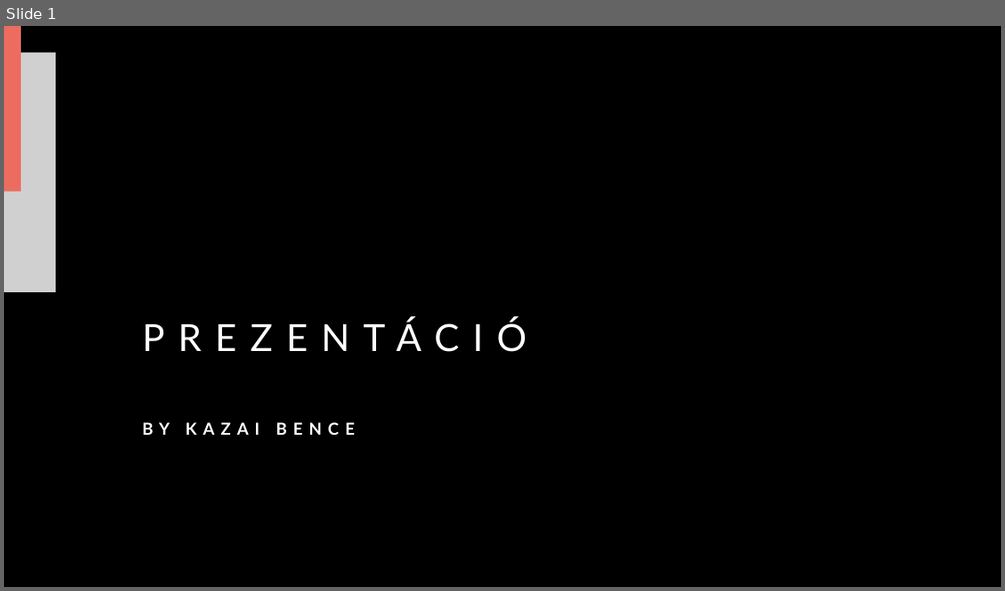
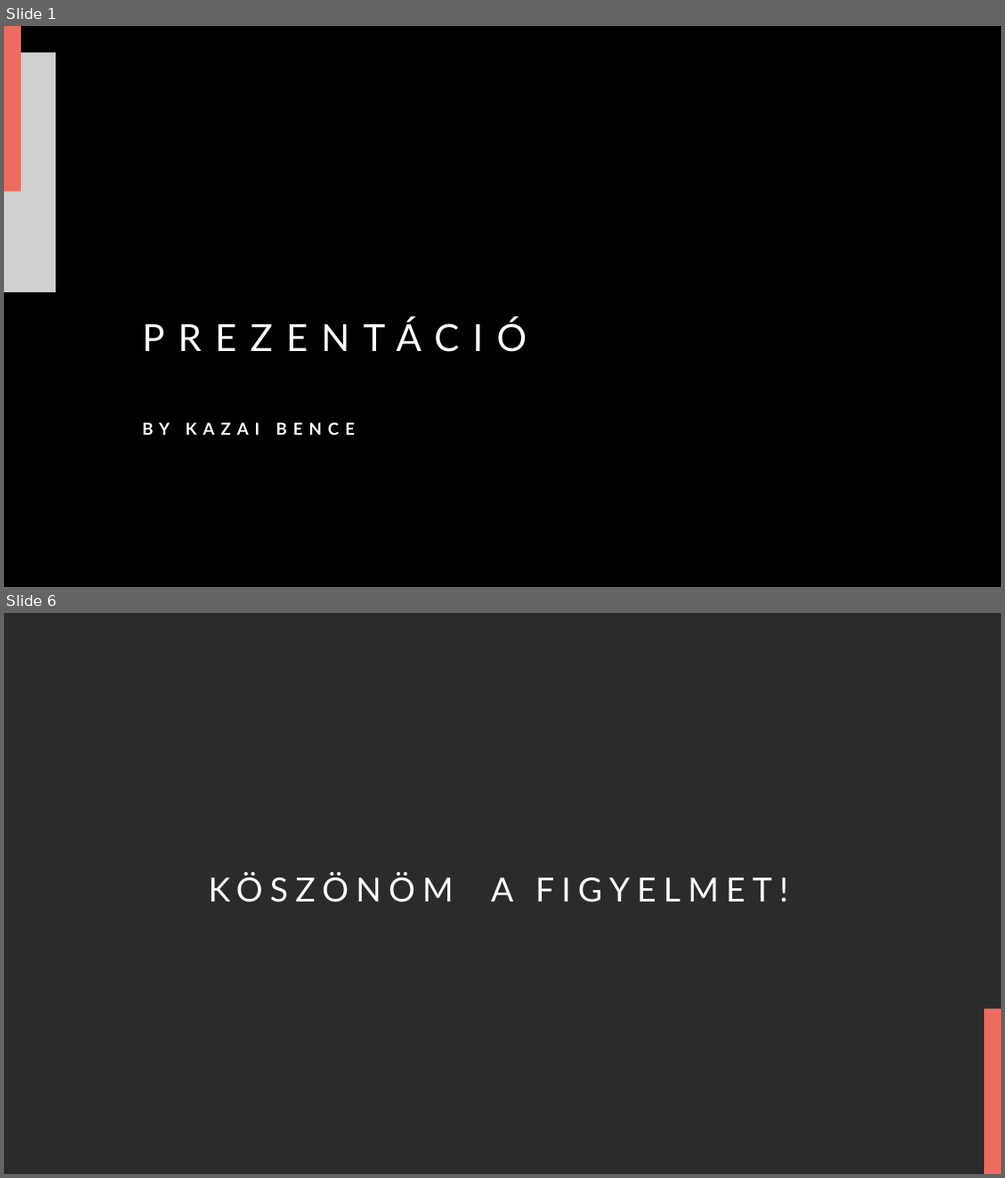
Before and after one commit to Amon-Xi/film, a slide deck: Presentation.pptx. Shown one above the other, each under a label of ours: slide 1 before the commit, slides 1 and 6 after it; the slides between them are not shown. The pictures are 1005x591 and 1005x1178 pixels, drawn with LibreOffice and Linux fonts; fonts in the diff are those of the drawing; grey boxes stand for pictures; background and template pictures are left out; a plain dark background stands for a picture behind light text. Boxes give left, top, right and bottom in pixels: in the first picture for what was removed or moved away, otherwise in the second. Text is boxed around its words. In the diff, an @@ line names an element or a change of style, - is before the commit and + after.

```diff
--- a/Presentation.pptx
+++ b/Presentation.pptx
@@ slide 6 added at <box>4,613,1001,1174</box>, background picture (left out) @@
@@ title added at <box>209,873,788,902</box>, 32 pt, text #FFFFFF @@
+KÖSZÖNÖM A FIGYELMET!
@@ rectangle added at <box>985,1008,1001,1174</box>, fill #EC6D60 @@
```
Also in this commit, not shown: 1 slide changed, 3 other slides added, 5 slides removed, 4 other files.
